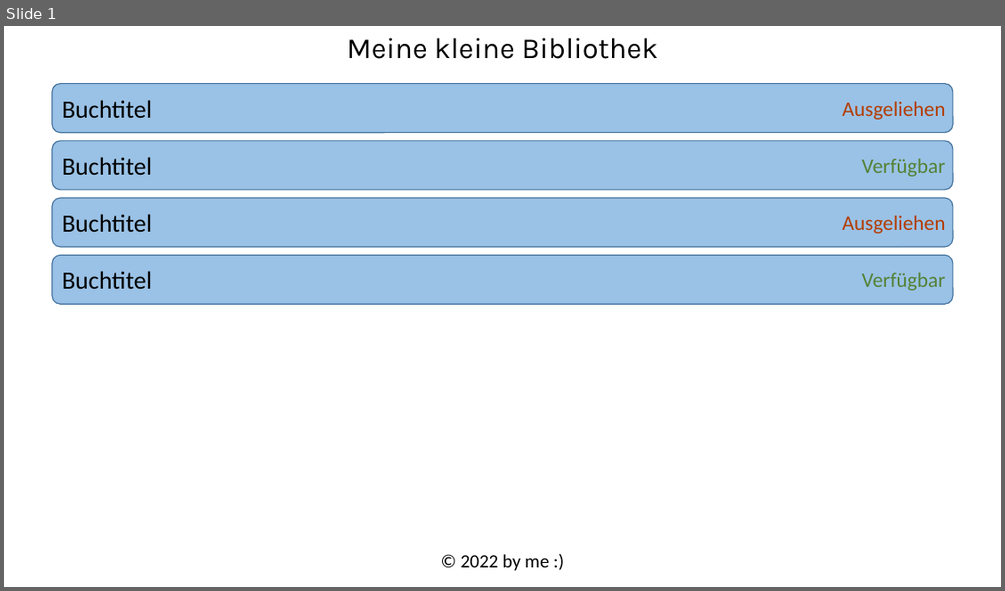
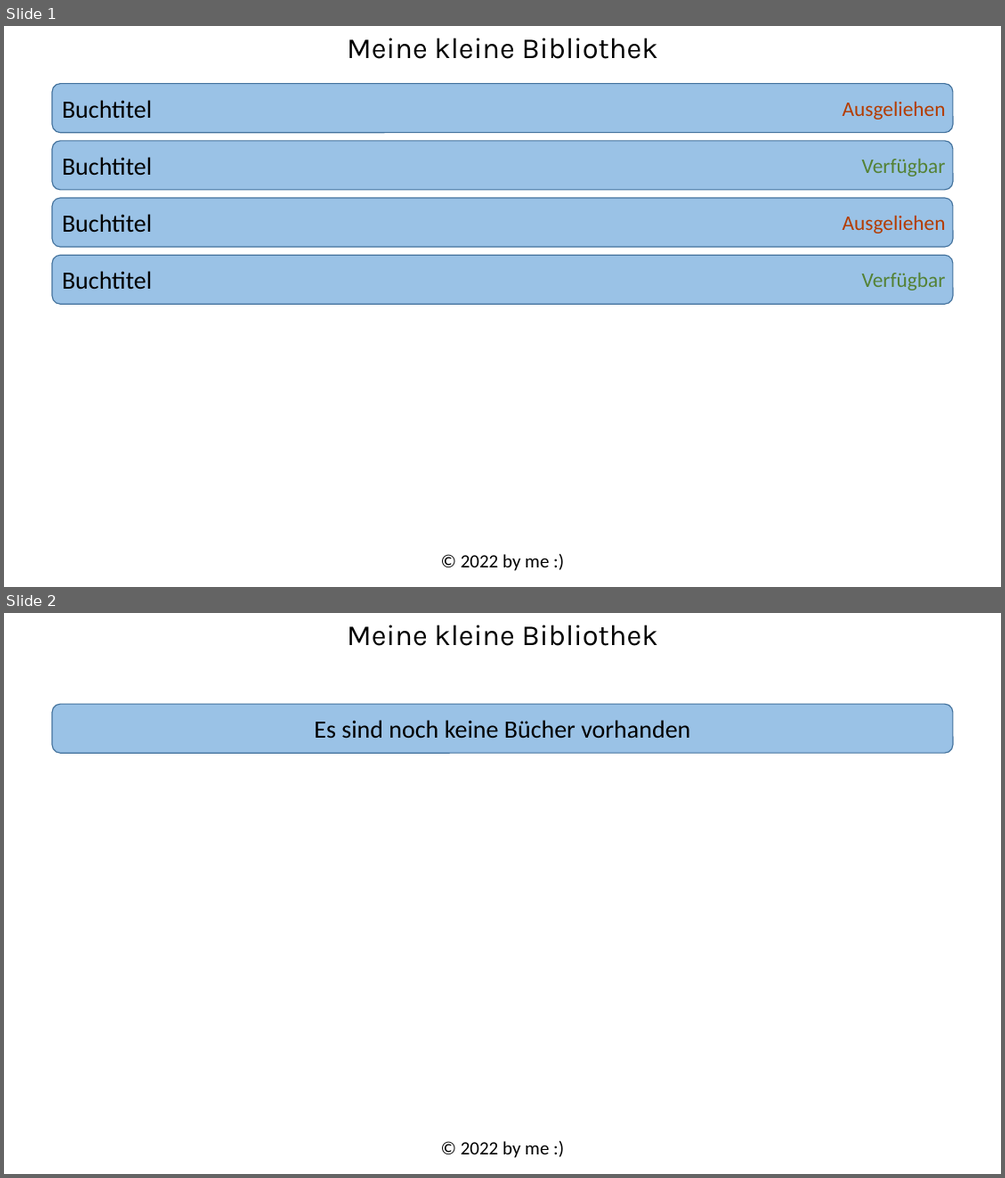
Before and after one commit to Tom4U/poc-ngx-library, a slide deck: Wireframe.pptx. Shown one above the other, each under a label of ours: slide 1 before the commit, slides 1 and 2 after it. The pictures are 1005x591 and 1005x1178 pixels, drawn with LibreOffice and Linux fonts; fonts in the diff are those of the drawing. Boxes give left, top, right and bottom in pixels: in the first picture for what was removed or moved away, otherwise in the second. Text is boxed around its words. In the diff, an @@ line names an element or a change of style, - is before the commit and + after.

```diff
--- a/Wireframe.pptx
+++ b/Wireframe.pptx
@@ slide 2 added at [4, 613, 1001, 1174], background #FFFFFF @@
@@ text added at [347, 625, 658, 646], 28 pt, text #000000 @@
+Meine kleine Bibliothek
@@ rounded rectangle added at [52, 705, 953, 754], fill #9AC2E6, outline #43739E 1 pt, 24 pt, text #000000 @@
+Es sind noch keine Bücher vorhanden
@@ text added at [461, 1141, 549, 1158], 18 pt, text #000000 @@
+© 2022 by me :)
```
Also in this commit, not shown: 1 other file.
